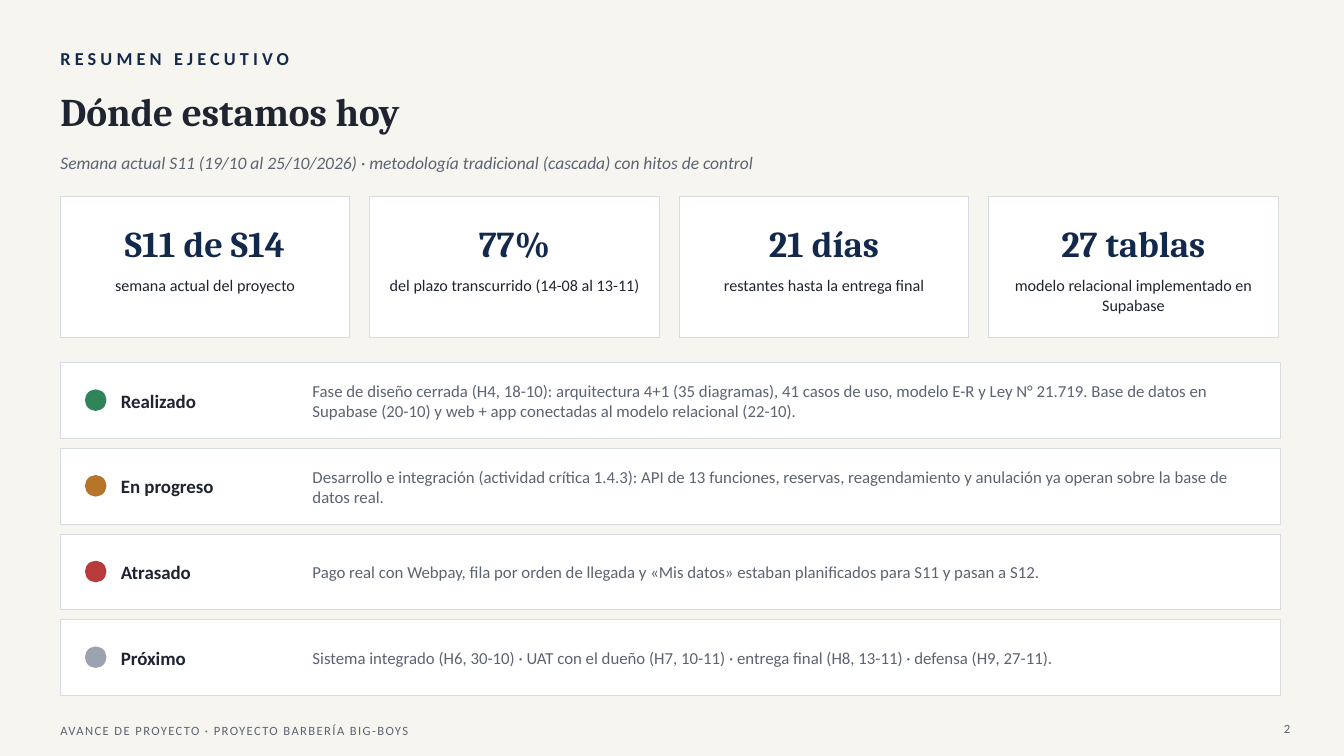
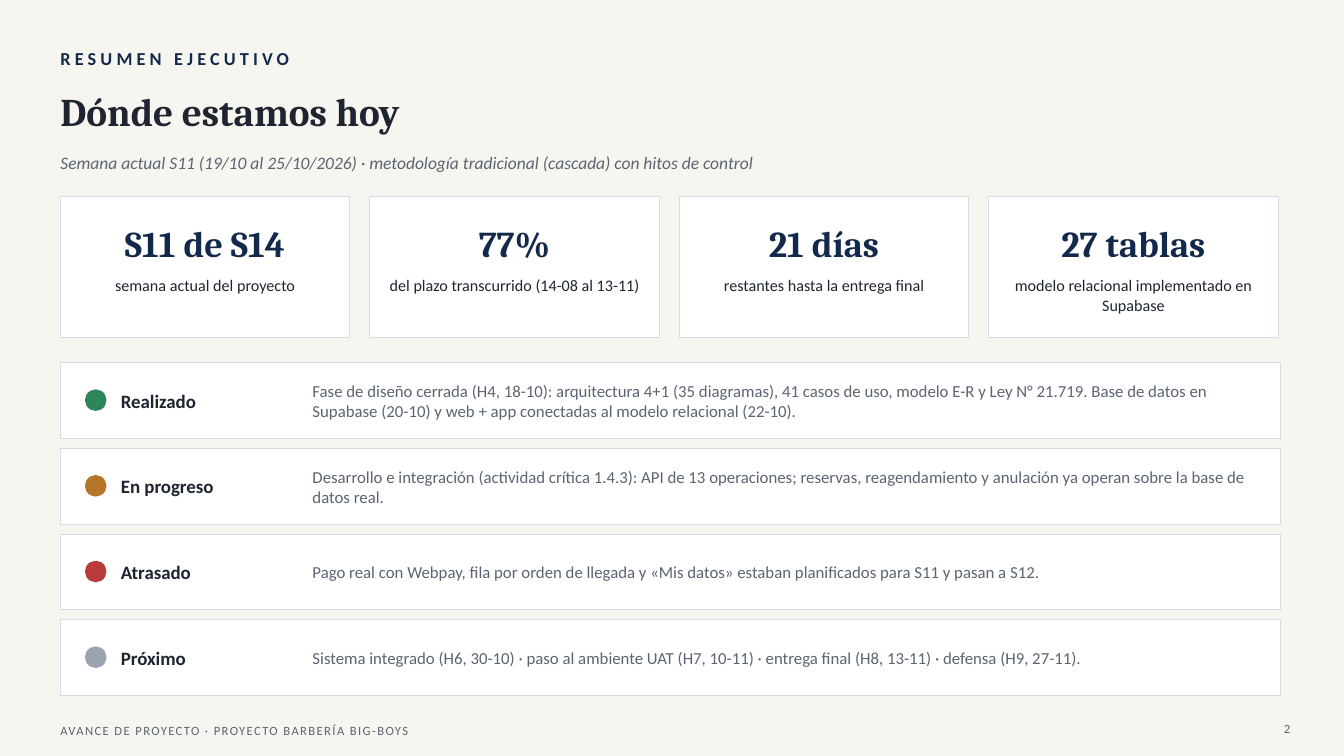
Before and after one commit to Yerko-Rosales/Proyecto_Barberia, a slide deck: slide 2 of Fase 2/Seguimiento semanal/Seguimiento_Roadmap_Proyecto_Barberia_22-10.pptx. Drawn at 1344x756 pixels with LibreOffice and Linux fonts; fonts in the diff are those of the drawing. Boxes give left, top, right and bottom in pixels: in the first picture for what was removed or moved away, otherwise in the second. Text is boxed around its words. In the diff, an @@ line names an element or a change of style, - is before the commit and + after.

```diff
--- a/Fase 2/Seguimiento semanal/Seguimiento_Roadmap_Proyecto_Barberia_22-10.pptx
+++ b/Fase 2/Seguimiento semanal/Seguimiento_Roadmap_Proyecto_Barberia_22-10.pptx
@@ text at box(312, 471, 1244, 503): text changed @@
-Desarrollo e integración (actividad crítica 1.4.3): API de 13 funciones, reservas, reagendamiento y anulación ya operan sobre la base de datos real.
+Desarrollo e integración (actividad crítica 1.4.3): API de 13 operaciones; reservas, reagendamiento y anulación ya operan sobre la base de datos real.
@@ text at box(312, 652, 1080, 667): text changed @@
-Sistema integrado (H6, 30-10) · UAT con el dueño (H7, 10-11) · entrega final (H8, 13-11) · defensa (H9, 27-11).
+Sistema integrado (H6, 30-10) · paso al ambiente UAT (H7, 10-11) · entrega final (H8, 13-11) · defensa (H9, 27-11).
```
Also in this commit, not shown: 8 other slides changed, 3 slides added, 1 other file.
